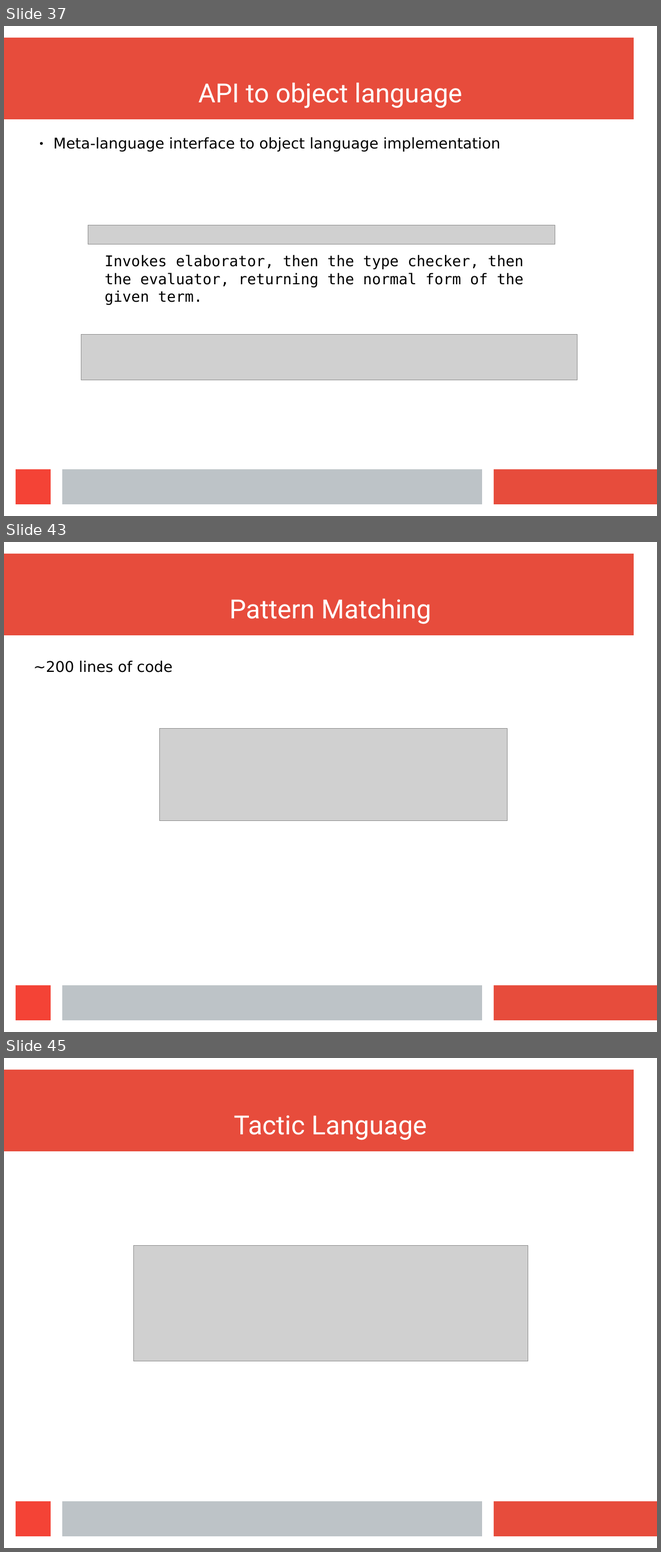
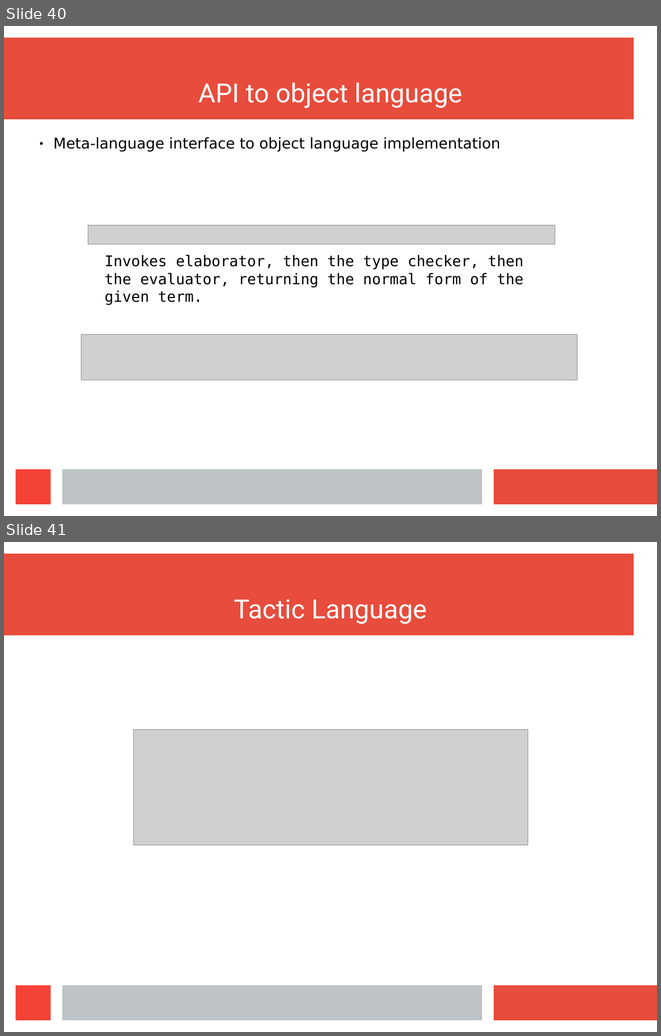
Before and after one commit to wilbowma/cur, a slide deck: hope-2016/slides.odp. Shown one above the other, each under a label of ours: slides 37, 43 and 45 before the commit, slides 40 and 41 after it; the slides between them are not shown. The pictures are 661x1552 and 661x1036 pixels, drawn with LibreOffice and Linux fonts; fonts in the diff are those of the drawing; grey boxes stand for pictures. Boxes give left, top, right and bottom in pixels: in the first picture for what was removed or moved away, otherwise in the second. Text is boxed around its words. In the diff, an @@ line names an element or a change of style, - is before the commit and + after.

Commit message:
Finished match example

```diff
--- a/hope-2016/slides.odp
+++ b/hope-2016/slides.odp
@@ slide 43 removed at [4, 542, 657, 1032], background #FFFFFF; not listed: 4 template elements that a slide beside it also shows @@
@@ title removed at [229, 598, 431, 624] @@
-Pattern Matching
@@ text removed at [34, 660, 173, 672] @@
-~200 lines of code
@@ picture removed at [160, 729, 508, 820] @@
@@ what was slide 37 is now slide 40 @@
@@ what was slide 45 is now slide 41 @@
```
Also in this commit, not shown: 16 slides changed, 5 slides added, 8 other slides removed.
